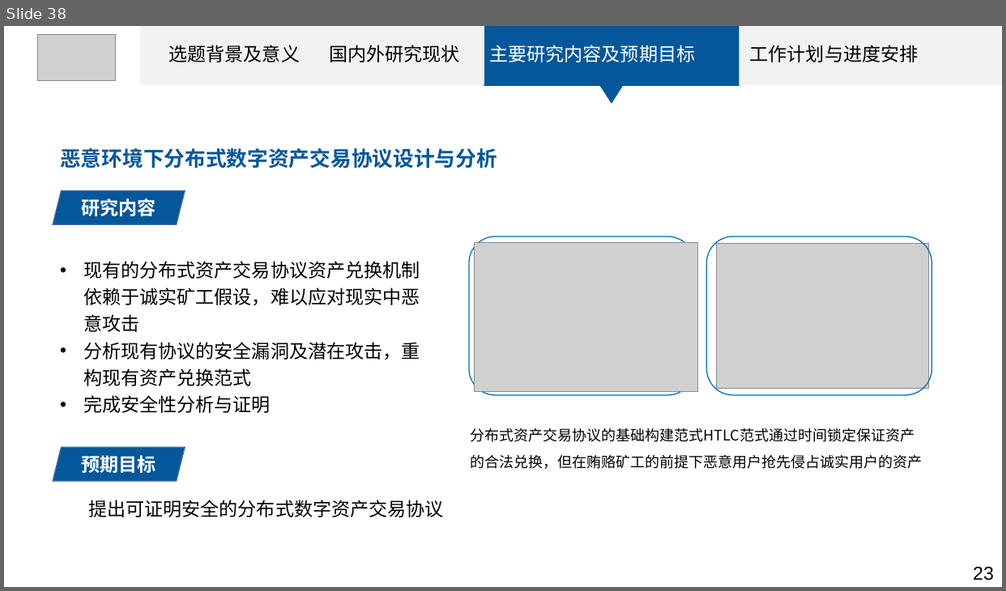
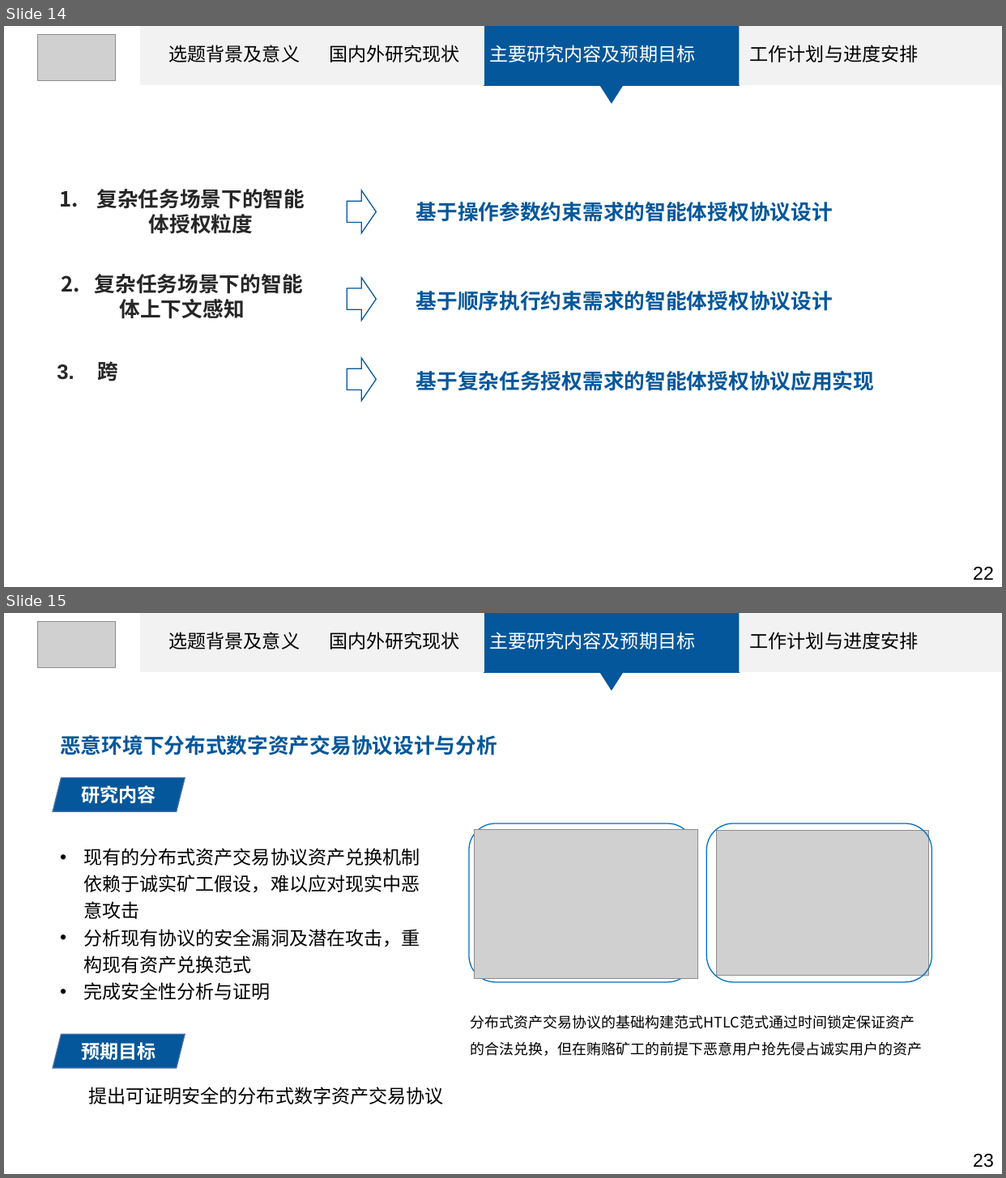
Before and after one commit to tiaxiaoer/Graduate-Paper, a slide deck: Graduate-Paper/Proposal/开题答辩ppt-袁伟奇.pptx. Shown one above the other, each under a label of ours: slide 38 before the commit, slides 14 and 15 after it. The pictures are 1006x591 and 1006x1178 pixels, drawn with LibreOffice and Linux fonts; fonts in the diff are those of the drawing; grey boxes stand for pictures. Boxes give left, top, right and bottom in pixels: in the first picture for what was removed or moved away, otherwise in the second. Text is boxed around its words. In the diff, an @@ line names an element or a change of style, - is before the commit and + after.

```diff
--- a/Graduate-Paper/Proposal/开题答辩ppt-袁伟奇.pptx
+++ b/Graduate-Paper/Proposal/开题答辩ppt-袁伟奇.pptx
@@ slide 14 added at (4, 26, 1002, 587), background #FFFFFF @@
@@ picture added at (38, 35, 116, 80) @@
@@ rectangle added at (140, 26, 321, 85), fill #F2F2F2, outline #F2F2F2 1 pt @@
@@ text added at (168, 45, 918, 62), 18 pt, text #000000 @@
+选题背景及意义 国内外研究现状 主要研究内容及预期目标 工作计划与进度安排
@@ rectangle added at (321, 26, 484, 85), fill #F2F2F2, outline #F2F2F2 1 pt @@
@@ rectangle added at (484, 26, 739, 85), fill #04579A, outline #04579A 1 pt @@
@@ rectangle added at (739, 26, 1002, 85), fill #F2F2F2 @@
@@ triangle added at (600, 85, 624, 104), fill #04579A @@
@@ group added at (57, 189, 875, 401): 6 texts, 3 right arrows @@
+基于操作参数约束需求的智能体授权协议设计
+基于顺序执行约束需求的智能体授权协议设计
+基于复杂任务授权需求的智能体授权协议应用实现
+1. 复杂任务场景下的智能体授权粒度
+2. 复杂任务场景下的智能体上下文感知
+3. 跨
@@ text added at (973, 567, 994, 580), 18 pt, text #000000 @@
+22
@@ what was slide 38 is now slide 15 @@
```
Also in this commit, not shown: 3 slides changed, 9 other slides added, 47 other files.
